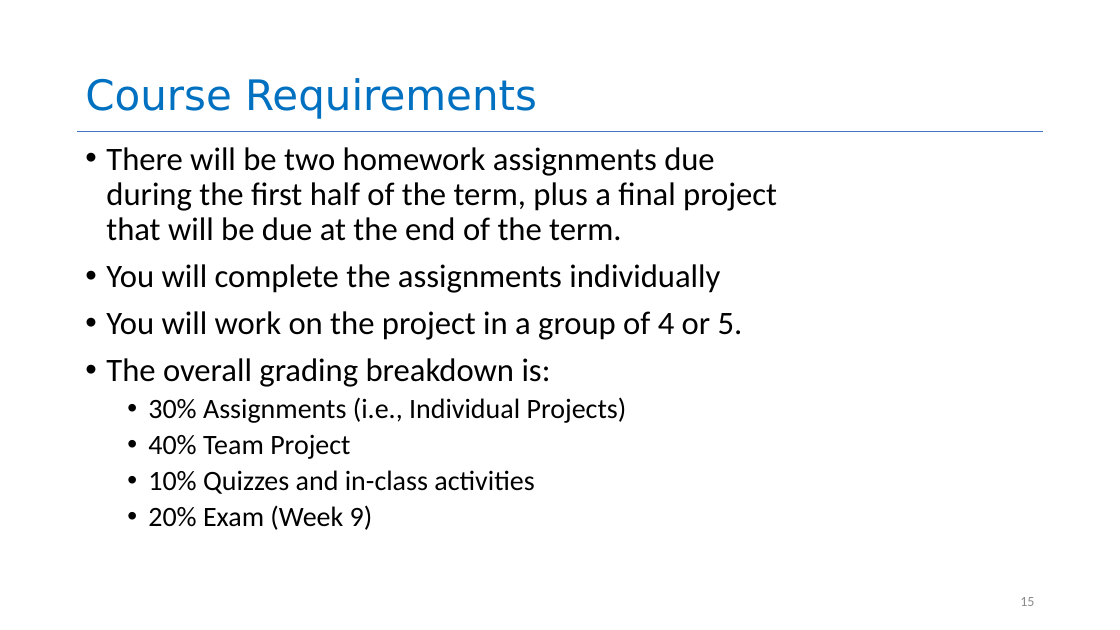
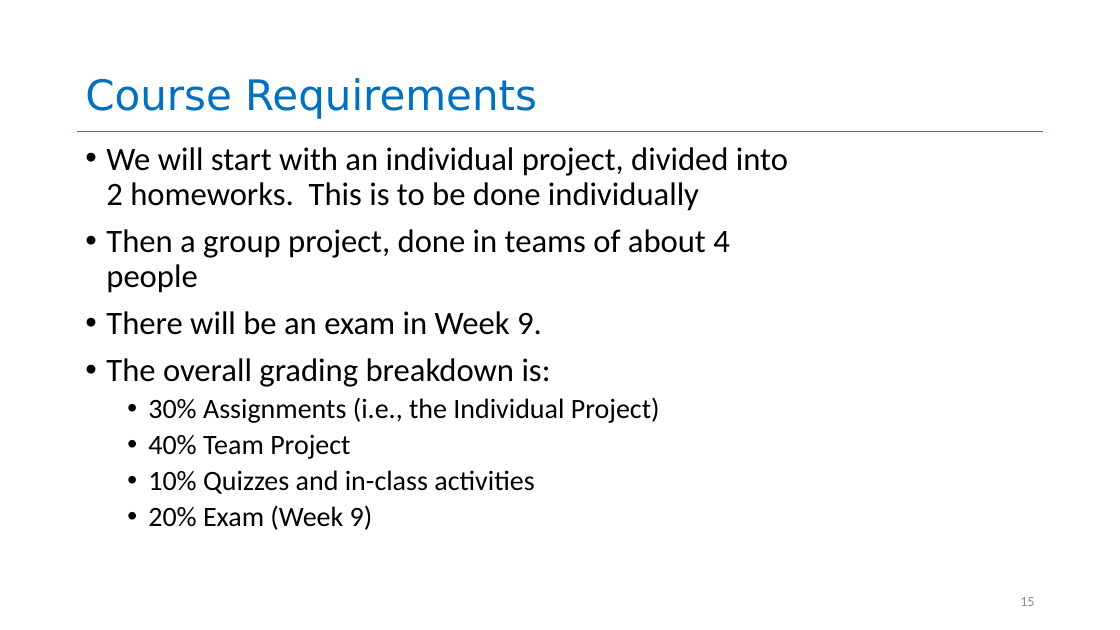
Before and after one commit to neu-se/CS4530-Fall-2022, a slide deck: slide 15 of Slides/Lesson 1.1 Course Introduction.pptx. Drawn at 1120x630 pixels with LibreOffice and Linux fonts; fonts in the diff are those of the drawing. Boxes give left, top, right and bottom in pixels: in the first picture for what was removed or moved away, otherwise in the second. Text is boxed around its words. In the diff, an @@ line names an element or a change of style, - is before the commit and + after.

```diff
--- a/Slides/Lesson 1.1 Course Introduction.pptx
+++ b/Slides/Lesson 1.1 Course Introduction.pptx
@@ text at box(106, 147, 788, 335): text changed @@
-• There will be two homework assignments due during the first half of the term, plus a final project that will be due at the end of the term.
-• You will complete the assignments individually
-• You will work on the project in a group of 4 or 5.
+• We will start with an individual project, divided into 2 homeworks. This is to be done individually
+• Then a group project, done in teams of about 4 people
+• There will be an exam in Week 9.
@@ text at box(148, 397, 660, 423): text changed @@
-  • 30% Assignments (i.e., Individual Projects)
+  • 30% Assignments (i.e., the Individual Project)
```
Also in this commit, not shown: 5 other slides changed, 1 other file.
